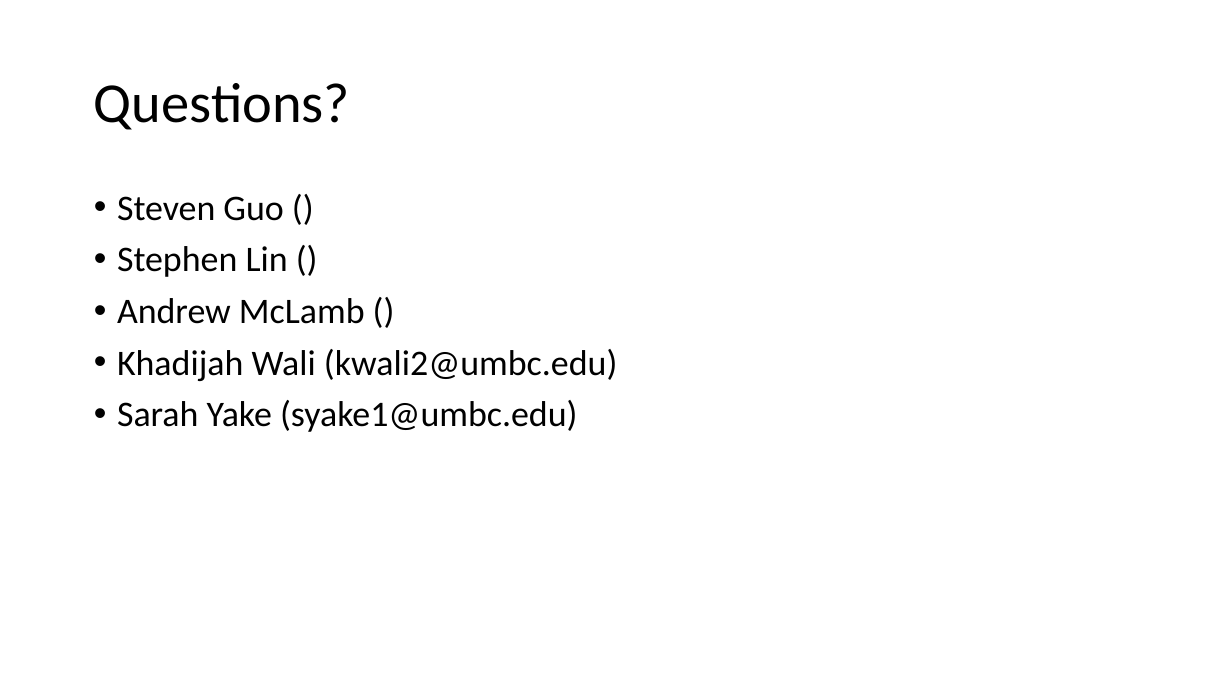
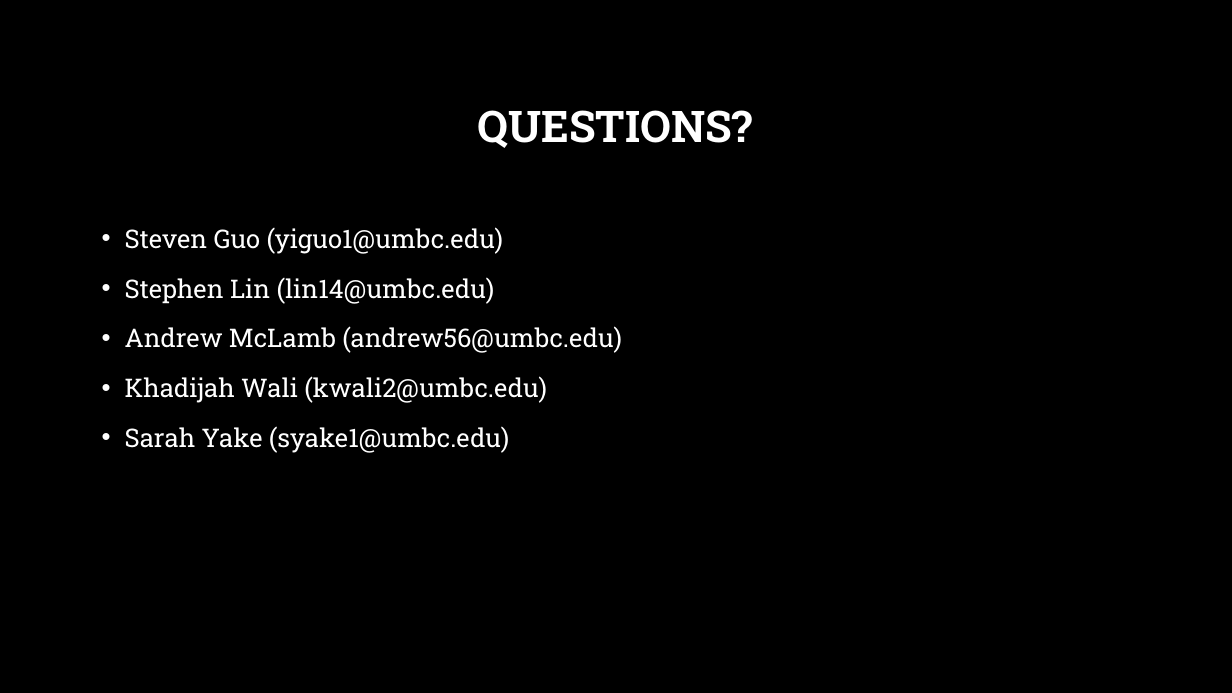
Before and after one commit to Proj2Team/Project2-Code, a slide deck: slide 8 of ProjectPresentation.pptx. Drawn at 1232x693 pixels with LibreOffice and Linux fonts; fonts in the diff are those of the drawing; background and template pictures are left out. Boxes give left, top, right and bottom in pixels: in the first picture for what was removed or moved away, otherwise in the second. Text is boxed around its words. In the diff, an @@ line names an element or a change of style, - is before the commit and + after.

Commit message:
Presentation Done

```diff
--- a/ProjectPresentation.pptx
+++ b/ProjectPresentation.pptx
@@ background #FFFFFF to picture (left out) @@
@@ title at (478, 110, 753, 148): text changed; size 44 to 34 pt; font Calibri to Roboto Slab; text colour #000000 to #FFFFFF; bold on @@
-Questions?
+QUESTIONS?
@@ text "Steven Guo (yiguo1@umbc.edu)": place and size @@
-text "Steven Guo (yiguo1@umbc.edu)" at (117, 196, 617, 432)
+text "Steven Guo (yiguo1@umbc.edu)" at (125, 227, 622, 453)
@@ text at (125, 227, 622, 353): text changed; size 28 to 20 pt; font Calibri to Roboto Slab; text colour #000000 to #FFFFFF @@
-• Steven Guo ()
-• Stephen Lin ()
-• Andrew McLamb ()
+• Steven Guo (yiguo1@umbc.edu)
+• Stephen Lin (lin14@umbc.edu)
+• Andrew McLamb (andrew56@umbc.edu)
@@ text at (125, 376, 547, 453): size 28 to 20 pt, font Calibri to Roboto Slab, text colour #000000 to #FFFFFF in "Khadijah Wali (kwali2@umbc.edu)", "Sarah Yake (syake1@umbc.edu)"; line spacing 0.9 to 1.2 @@
```
Also in this commit, not shown: 1 other slide changed, 6 slides added, 6 slides removed.
